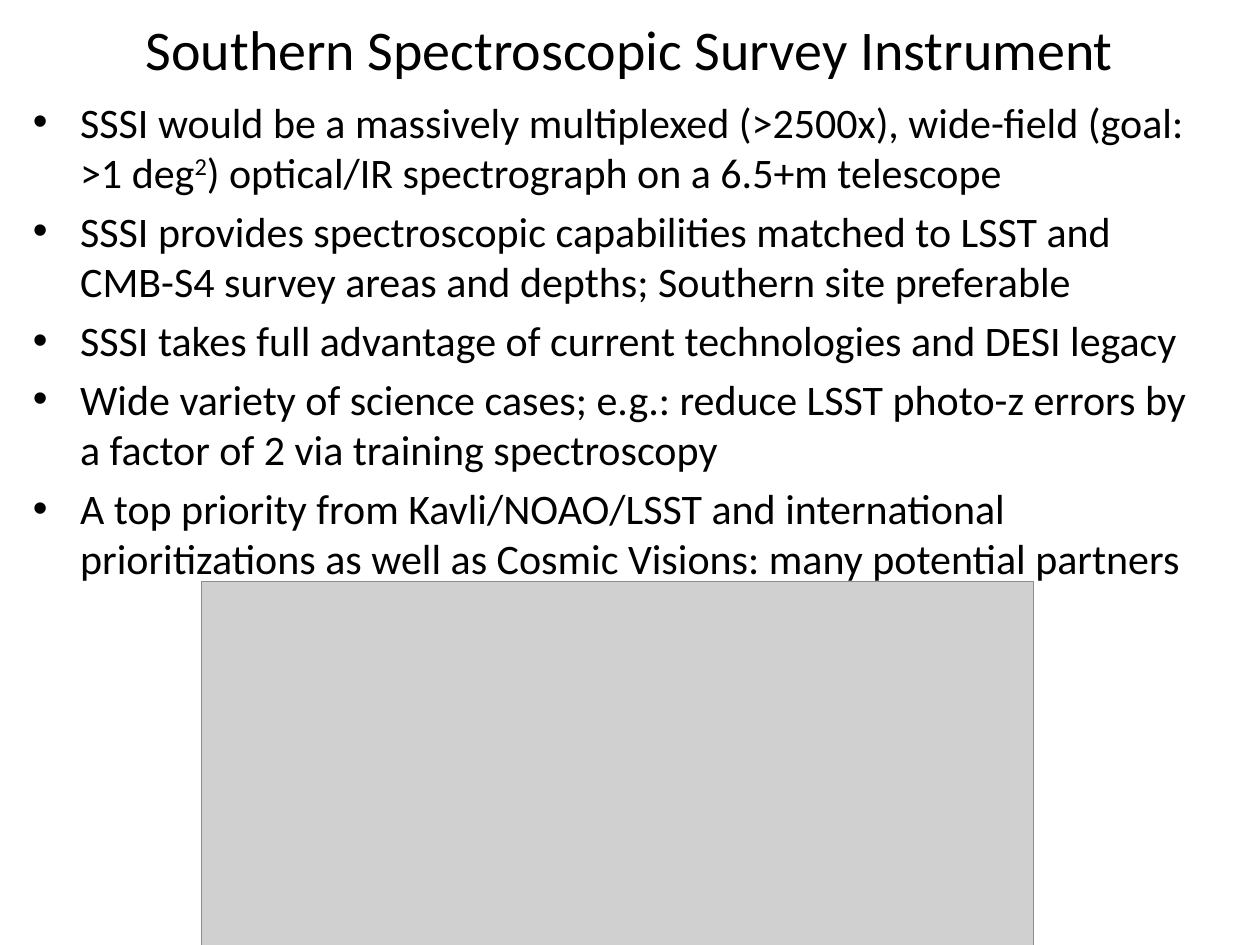
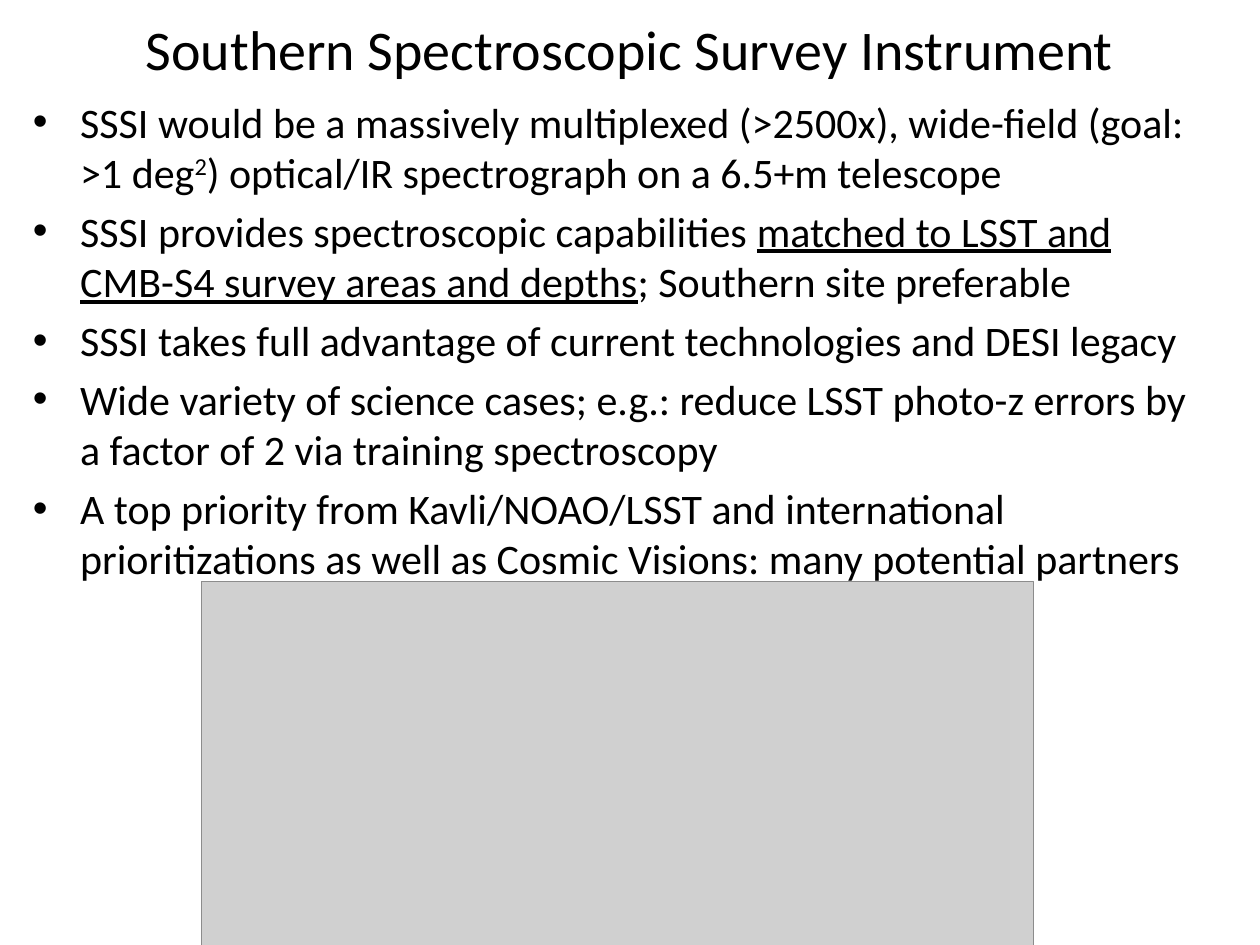
Before and after one commit to FutureSurveys/Science, a slide deck: slide 1 of Presentations/sssi_aaac.pptx. Drawn at 1260x945 pixels with LibreOffice and Linux fonts; fonts in the diff are those of the drawing; grey boxes stand for pictures. Boxes give left, top, right and bottom in pixels: in the first picture for what was removed or moved away, otherwise in the second. Text is boxed around its words. In the diff, an @@ line names an element or a change of style, - is before the commit and + after.

```diff
--- a/Presentations/sssi_aaac.pptx
+++ b/Presentations/sssi_aaac.pptx
@@ text at (80, 217, 1111, 304): underline on in "matched to LSST and CMB-S4 survey areas ..." @@
```
Also in this commit, not shown: 1 slide added.
